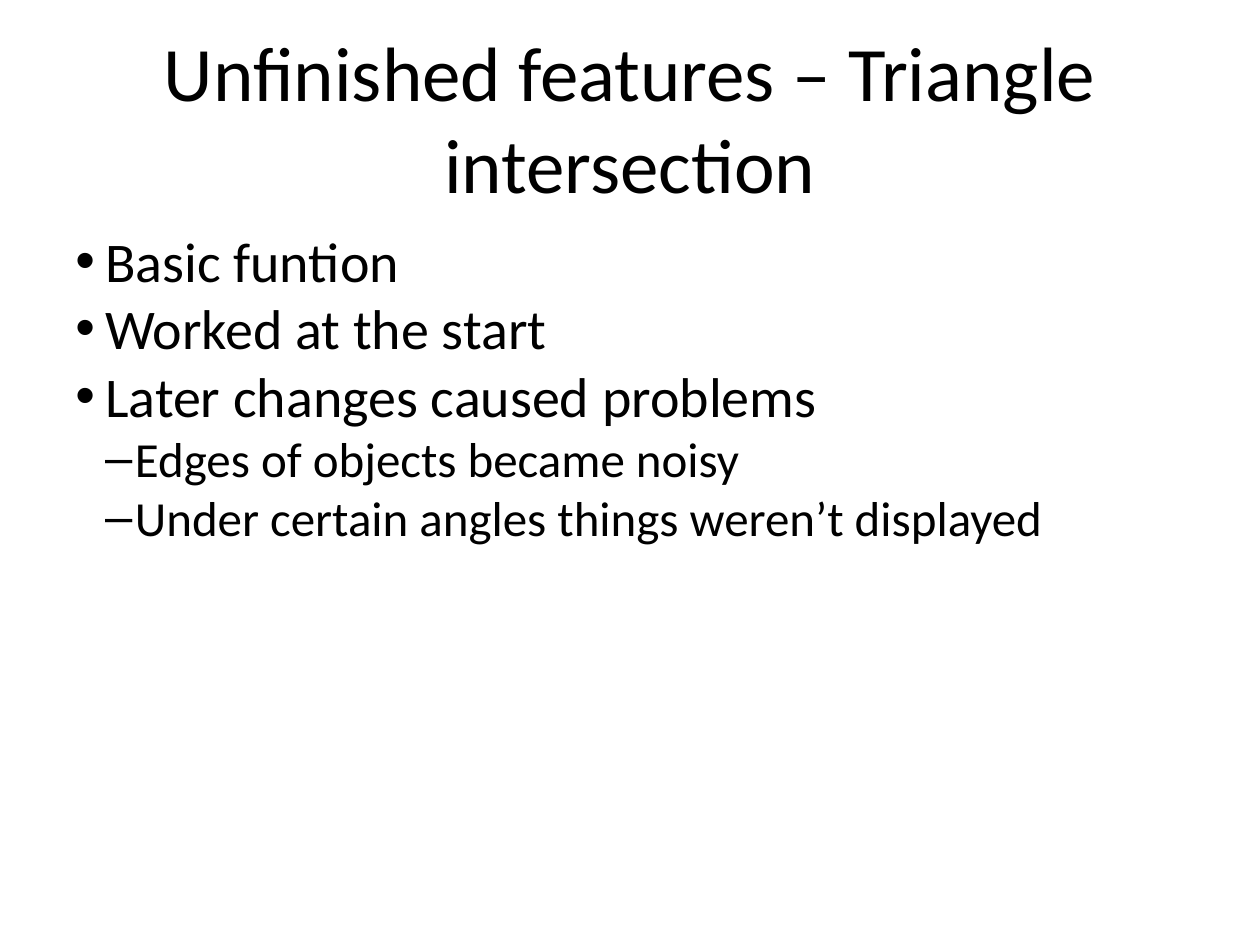
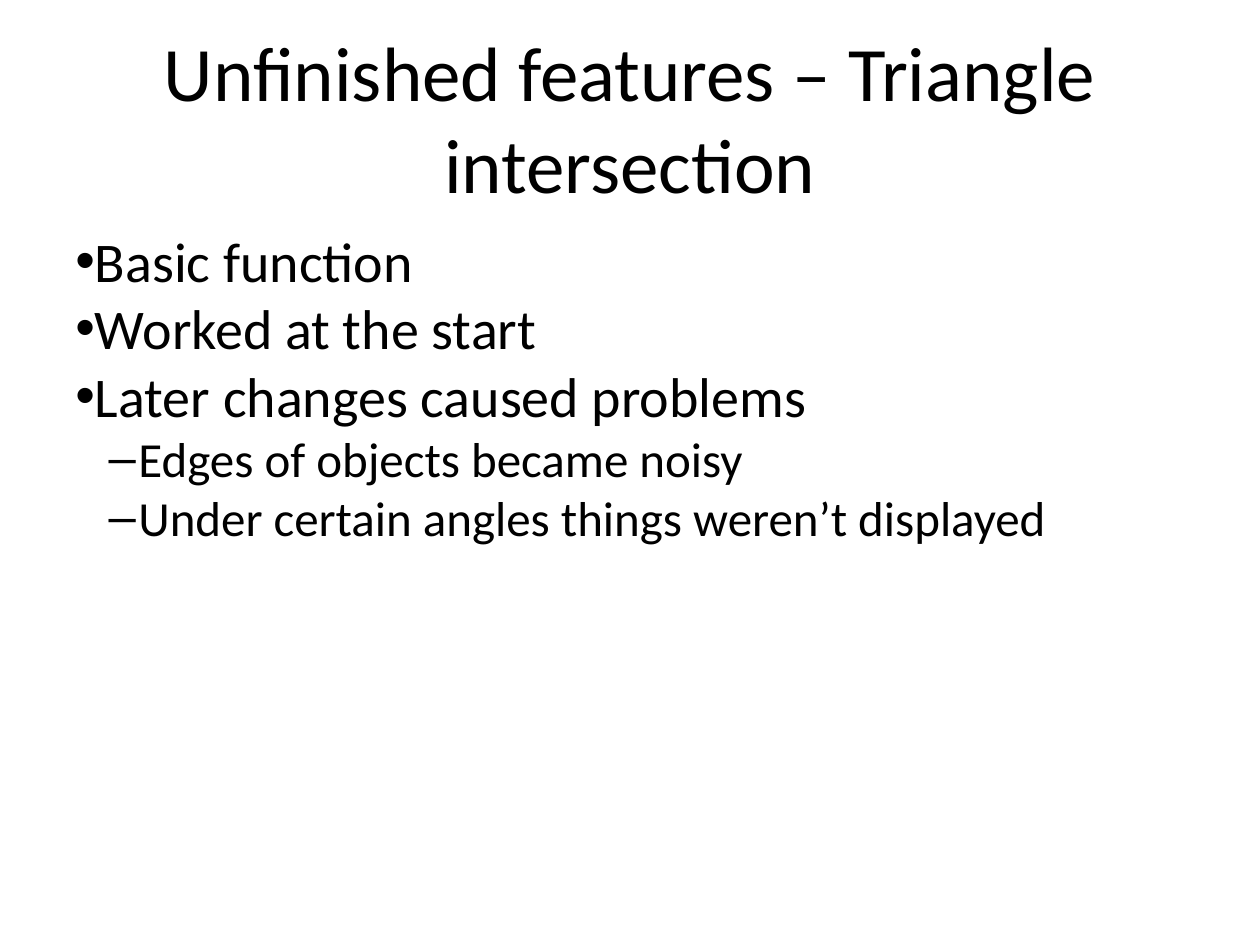
Before and after one commit to thijser/Computer-Graphics-raytracing, a slide deck: slide 26 of presentatie/Raytracing.pptx. Drawn at 1260x945 pixels with LibreOffice and Linux fonts; fonts in the diff are those of the drawing. Boxes give left, top, right and bottom in pixels: in the first picture for what was removed or moved away, otherwise in the second. Text is boxed around its words. In the diff, an @@ line names an element or a change of style, - is before the commit and + after.

Commit message:
Spelling fixes

```diff
--- a/presentatie/Raytracing.pptx
+++ b/presentatie/Raytracing.pptx
@@ text at [95,243,413,283]: text changed @@
-• Basic funtion
+• Basic function
@@ text at [138,443,1045,545]: indent changed @@
```
Also in this commit, not shown: 10 other slides changed.
